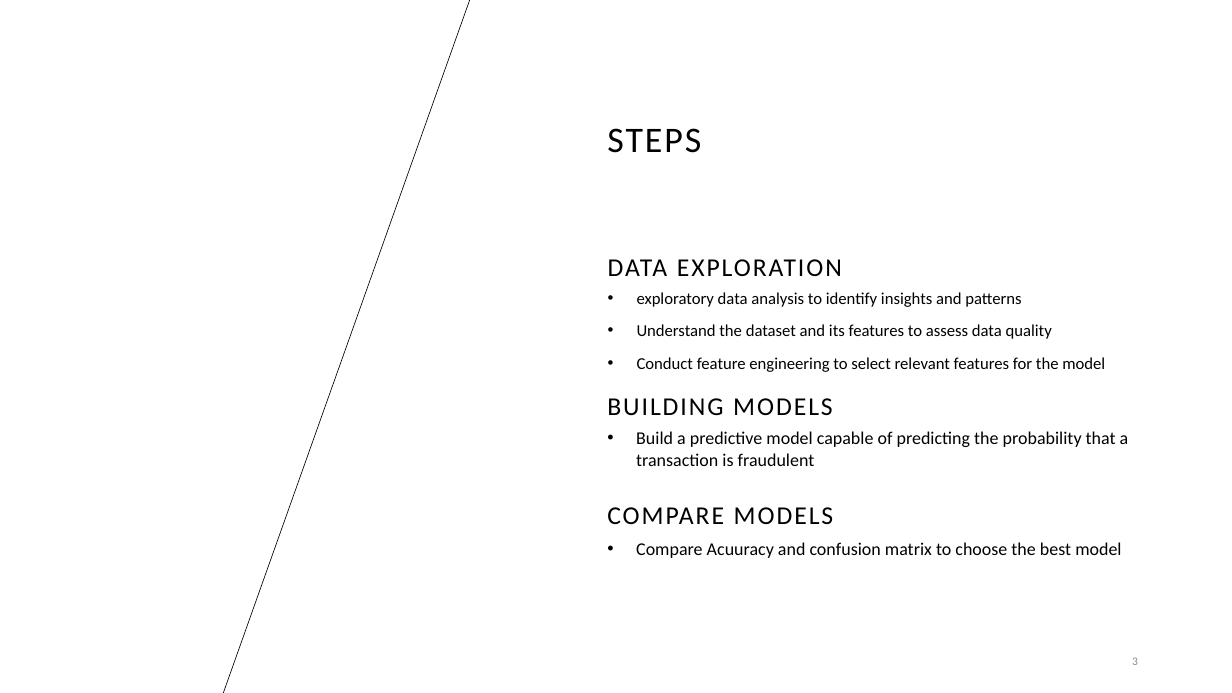
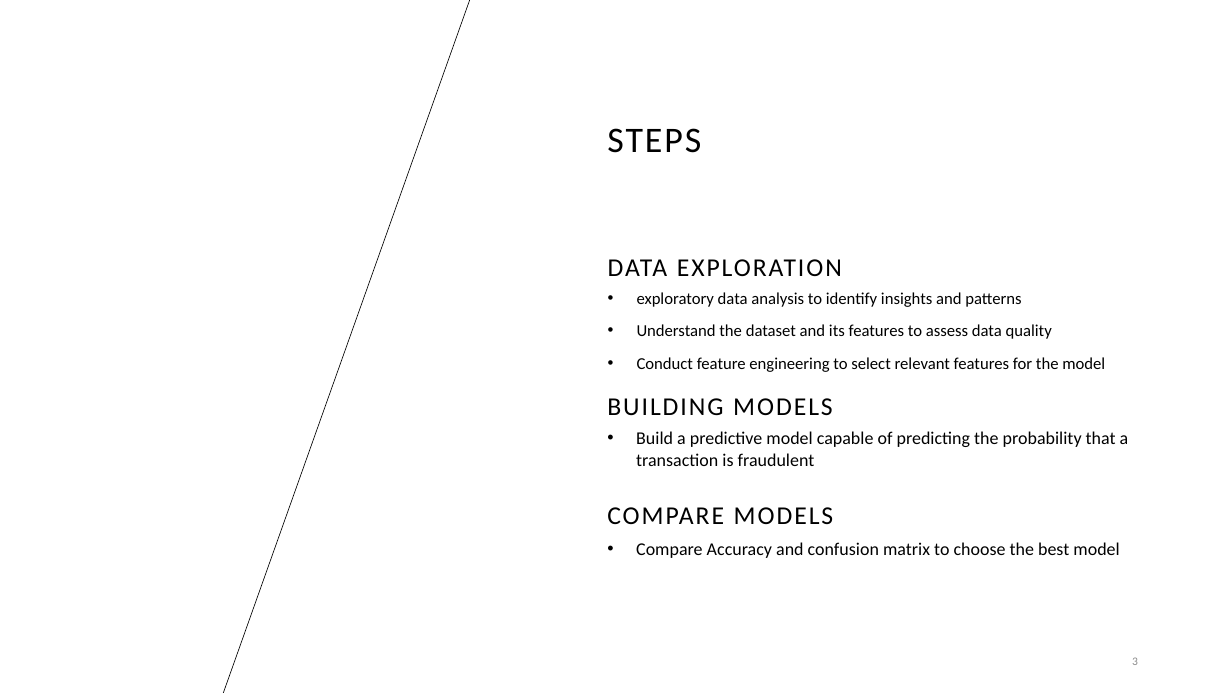
Before and after one commit to Hoomaaan/Finance-Fraud-Detection, a slide deck: slide 3 of Credit card fraud detection.pptx. Drawn at 1232x693 pixels with LibreOffice and Linux fonts; fonts in the diff are those of the drawing; background and template pictures are left out. Boxes give left, top, right and bottom in pixels: in the first picture for what was removed or moved away, otherwise in the second. Text is boxed around its words. In the diff, an @@ line names an element or a change of style, - is before the commit and + after.

Commit message:
fix typos

```diff
--- a/Credit card fraud detection.pptx
+++ b/Credit card fraud detection.pptx
@@ text at bbox=[636, 542, 1119, 558]: text changed @@
-• Compare Acuuracy and confusion matrix to choose the best model
+• Compare Accuracy and confusion matrix to choose the best model
```
